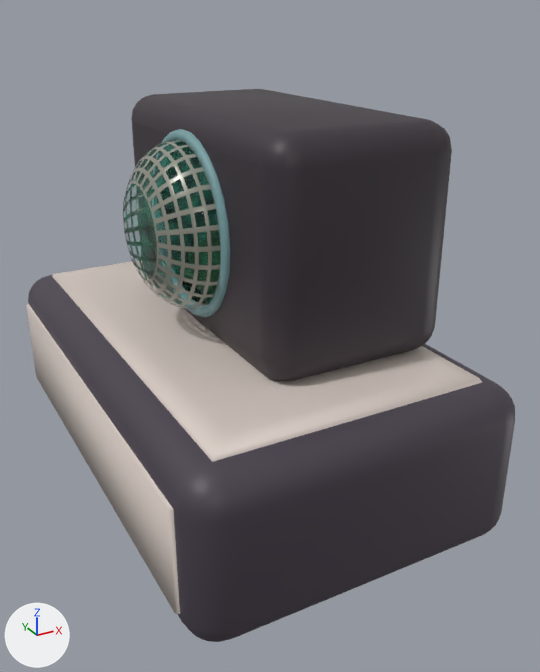
The glTF model www/models/lba2/layouts/EM_119_radar.glb: old version first, new version second.
Before and after are seen from a 50 mm camera at (-2.21, -4.53, 3.23) aimed at (0.08, -0.37, 1.15). Arrows for +X, +Y and +Z are at lower left; the lights stay in place. Where no turn or scale is listed for an object, it has been applied to the vertices.

In view in the first picture: 'radar_body', 'radar_screen_frame', 'radar_screen_grid', 'support_structure', 'trail_in', 'trail_out'.
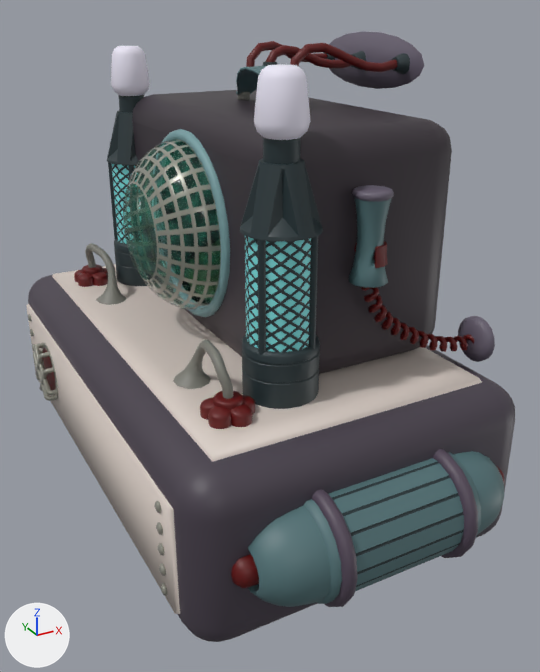
Commit message: New radar model

The change, as a diff of the scene's bpy script:
```diff
--- a/www/models/lba2/layouts/EM_119_radar.glb.py
+++ b/www/models/lba2/layouts/EM_119_radar.glb.py
@@ ob_microphone_cable @@
+ob_microphone_cable = bpy.data.objects.new('microphone_cable', me_circle_009)  # 628 vertices, 1241 faces; spans x -0.853..0.0, y -0.015..0.153, z -0.05..0.541; in mat_3_4 (dark red #5f0000)
+ob_microphone_cable.location = (1.071, -1.309, 1.247)
@@ ob_microphone @@
+ob_microphone = bpy.data.objects.new('microphone', me_cylinder_011)  # 303 vertices, 594 faces; spans x -0.111..0.88, y -0.188..0.113, z -0.979..0.234; in mat_9_11 (dark cyan #537377), mat_8_13 (grey #675f6f), mat_3_4 (dark red #5f0000)
+ob_microphone.location = (0.245, -1.235, 2.086)
@@ ob_antenna_towers @@
+ob_antenna_towers = bpy.data.objects.new('antenna_towers', me_cylinder_003)  # 3248 vertices, 6264 faces; spans x -0.25..0.21, y -2.61..0.18, z -0.51..1.32; in mat_3_11 (dark cyan #233337), mat_14_10 (cyan #83e3e3), mat_15_13 (white #efebfb)
+ob_antenna_towers.location = (-0.23, 1.288, 1.641)
@@ ob_power_engine @@
+ob_power_engine = bpy.data.objects.new('power_engine', me_cylinder)  # 757 vertices, 1372 faces; spans x -0.93..0.93, y -0.32..0.39, z -0.32..0.37; in mat_9_11 (dark cyan #537377), mat_3_11 (dark cyan #233337), mat_3_4 (dark red #5f0000), mat_6_13 (dark purple #534757)
+ob_power_engine.location = (0.0, -1.811, 0.54)
@@ ob_cables_top @@
+ob_cables_top = bpy.data.objects.new('cables_top', me_circle_006)  # 793 vertices, 1414 faces; spans x -0.982..0.0, y -0.602..0.602, z -0.267..0.185; in mat_8_13 (grey #675f6f), mat_3_4 (dark red #5f0000), mat_3_11 (dark cyan #233337), mat_9_11 (dark cyan #537377), mat_9_3 (grey #7b7b73)
+ob_cables_top.location = (1.125, 0.077, 2.887)
@@ ob_ventilation_hole @@
+ob_ventilation_hole = bpy.data.objects.new('ventilation_hole', me_circle_002)  # 400 vertices, 698 faces; spans x -0.085..0.0, y -0.233..0.233, z -0.233..0.233; in mat_7_3 (grey #8f8f83), mat_3_4 (dark red #5f0000)
+ob_ventilation_hole.location = (-1.158, 1.047, 0.557)
@@ ob_energy_flowers @@
+ob_energy_flowers = bpy.data.objects.new('energy_flowers', me_sphere_001)  # 1424 vertices, 2792 faces; spans x -0.79..-0.49, y -1.37..1.52, z 1.13..1.5; in mat_3_4 (dark red #5f0000), mat_9_3 (grey #7b7b73)
+ob_energy_flowers.location = (0.0, 0.0, 0.0)
@@ ob_screws @@
+ob_screws = bpy.data.objects.new('screws', me_sphere)  # 200 vertices, 360 faces; spans x -0.37..-0.34, y -1.53..1.53, z -0.31..0.31; in mat_7_3 (grey #8f8f83)
+ob_screws.location = (-0.812, 0.077, 0.558)
```

Pixel boxes (x1, y1, x2, y2) of what changed, in the pictures (540 x 672 px):
'antenna_towers', added
    after: (107, 46, 323, 409)
    faces in mat_3_11 (dark cyan #233337): (107, 95, 323, 409)
    faces in mat_15_13 (white #efebfb): (111, 46, 311, 140)
    faces in mat_14_10 (cyan #83e3e3): (112, 164, 311, 352)
'power_engine', added (cyan)
    after: (231, 449, 504, 607)
    faces in mat_9_11 (dark cyan #537377): (248, 451, 504, 607)
    faces in mat_6_13 (dark purple #534757): (312, 449, 478, 607)
    faces in mat_3_11 (dark cyan #233337): (332, 461, 464, 591)
    faces in mat_3_4 (dark red #5f0000): (231, 466, 504, 588)
'cables_top', added
    after: (236, 31, 424, 100)
    faces in mat_8_13 (grey #675f6f): (329, 31, 424, 89)
    faces in mat_3_4 (dark red #5f0000): (246, 41, 397, 73)
    faces in mat_9_11 (dark cyan #537377): (236, 65, 266, 95)
    faces in mat_3_11 (dark cyan #233337): (263, 51, 410, 75)
'energy_flowers', added
    after: (74, 243, 255, 429)
    faces in mat_9_3 (grey #7b7b73): (85, 243, 234, 399)
    faces in mat_3_4 (dark red #5f0000): (74, 264, 255, 429)
'microphone', added
    after: (348, 185, 495, 362)
    faces in mat_9_11 (dark cyan #537377): (348, 197, 392, 288)
    faces in mat_8_13 (grey #675f6f): (352, 185, 495, 362)
    faces in mat_3_4 (dark red #5f0000): (354, 241, 388, 268)
'microphone_cable', added
    after: (361, 287, 474, 352)
'ventilation_hole', added
    after: (33, 342, 58, 401)
    faces in mat_7_3 (grey #8f8f83): (33, 342, 58, 401)
    faces in mat_3_4 (dark red #5f0000): (43, 348, 56, 390)
'screws', added
    after: (28, 314, 167, 596)
